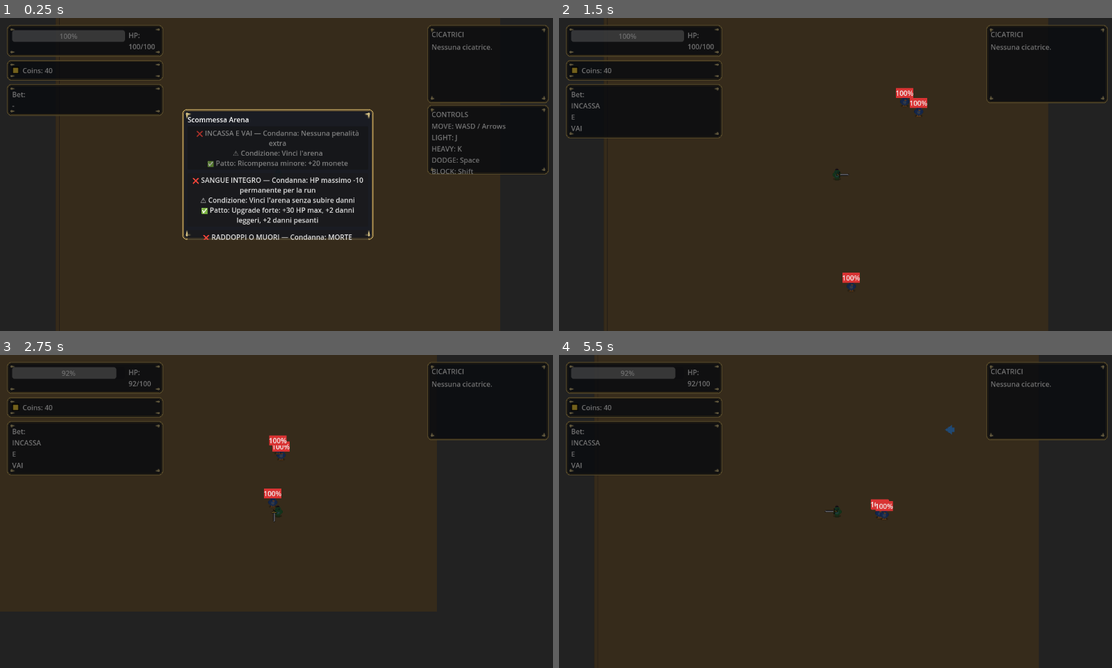
Above: before the commit, frames 1-4 (two rows, left to right).
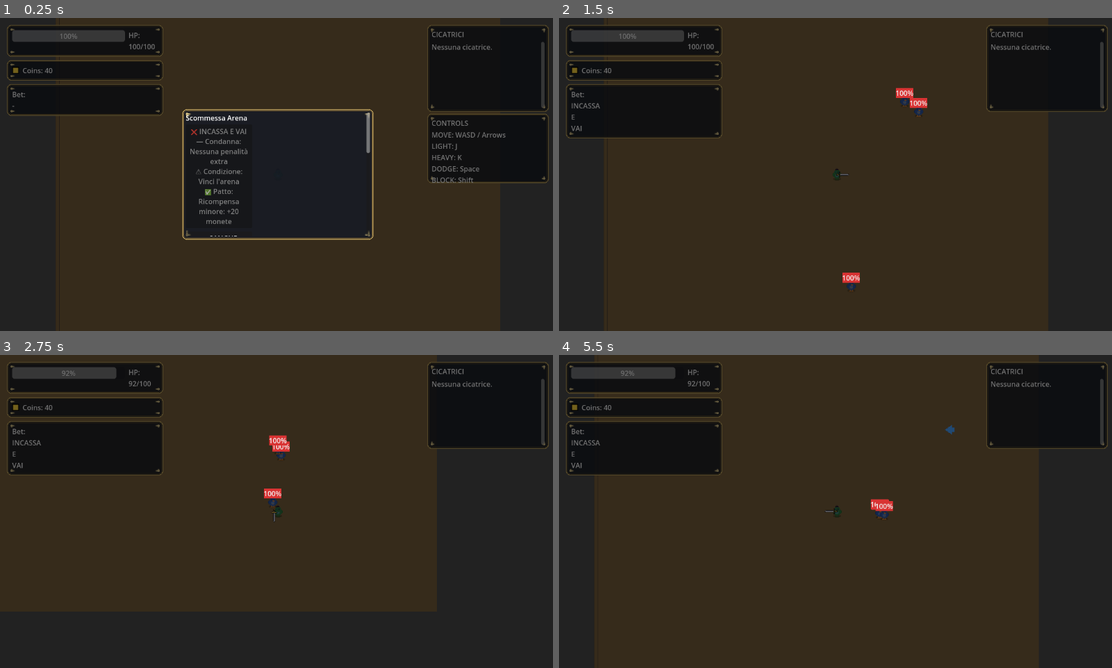
Above: after the commit, the same moments.

Repository: Faratas410/Gallicus-2.0
Game: Godot game, scene res://scenes/Main.tscn
Two runs of this game, one before a commit and one after it. Both use one fixed random seed, a clock stepped at 60 frames per second and the inputs below.
Inputs (mouse positions are in pixels of both pictures, inside the frame that each line leads up to):
- Up to frame 1 (0.25 s): no input
- Up to frame 2 (1.5 s): click "❌ INCASSA E VAI — Condanna: N…" at 0.5 s; tap Enter at 1.25 s; move the mouse to (957, 158) at 1.27 s; hold D (move_right) from 1.28 s (still down); tap K (attack_heavy) at 1.35 s; click (957, 158) at 1.42 s
- Up to frame 3 (2.75 s): move the mouse to (165, 527) at 2.02 s; release D (move_right) at 2.03 s; hold S (move_down) from 2.03 s (still down); tap J (attack_light) at 2.1 s
- Up to frame 4 (5.5 s): move the mouse to (890, 442) at 2.77 s; release S (move_down) at 2.78 s; hold D (move_right) 2.78-3.53 s; hold L (block) 2.78-3.53 s; move the mouse to (807, 574) at 3.52 s; hold W (move_up) 3.53-4.28 s; tap Space (dodge) at 3.6 s; click (807, 574) at 3.67 s; move the mouse to (1001, 558) at 4.27 s; hold A (move_left) from 4.28 s (still down); tap K (attack_heavy) at 4.35 s; move the mouse to (669, 464) at 5.02 s; tap J (attack_light) at 5.1 s

The runs differ from the first frame. In frame 1, 4.2% of the frame differs, in the area x 33-100%, y 7-71%; in frame 2, 0.6%; in frame 3, 0.4%; in frame 4, 0.5%.

Commit message:
Add scrolling for bet/scar panels and apply scar HP penalty

Diff:
--- a/scenes/UI.tscn
+++ b/scenes/UI.tscn
@@ -240,60 +240,70 @@
 custom_minimum_size = Vector2(440, 300)
 theme_override_styles/panel = SubResource("StyleBoxTexture_1")
 
-[node name="BetVBox" type="VBoxContainer" parent="Modals/BetPanel"]
-anchor_right = 1.0
-anchor_bottom = 1.0
-offset_left = 12.0
-offset_top = 12.0
-offset_right = -12.0
-offset_bottom = -12.0
-
-[node name="BetTitle" type="Label" parent="Modals/BetPanel/BetVBox"]
+[node name="BetScroll" type="ScrollContainer" parent="Modals/BetPanel"]
+anchor_right = 1.0
+anchor_bottom = 1.0
+offset_left = 8.0
+offset_top = 8.0
+offset_right = -8.0
+offset_bottom = -8.0
+horizontal_scroll_mode = 0
+vertical_scroll_mode = 2
+
+[node name="BetVBox" type="VBoxContainer" parent="Modals/BetPanel/BetScroll"]
+anchor_right = 1.0
+anchor_bottom = 1.0
+offset_left = 4.0
+offset_top = 4.0
+offset_right = -4.0
+offset_bottom = -4.0
+
+[node name="BetTitle" type="Label" parent="Modals/BetPanel/BetScroll/BetVBox"]
 text = "Scommessa Arena"
 
-[node name="StakeRow" type="HBoxContainer" parent="Modals/BetPanel/BetVBox"]
-
-[node name="StakeLabel" type="Label" parent="Modals/BetPanel/BetVBox/StakeRow"]
+[node name="StakeRow" type="HBoxContainer" parent="Modals/BetPanel/BetScroll/BetVBox"]
+
+[node name="StakeLabel" type="Label" parent="Modals/BetPanel/BetScroll/BetVBox/StakeRow"]
 text = "Stake"
 
-[node name="StakeInput" type="SpinBox" parent="Modals/BetPanel/BetVBox/StakeRow"]
+[node name="StakeInput" type="SpinBox" parent="Modals/BetPanel/BetScroll/BetVBox/StakeRow"]
 focus_mode = 1
 min_value = 0.0
 step = 5.0
 value = 10.0
 shortcut_keys_enabled = false
 
-[node name="BetButtons" type="VBoxContainer" parent="Modals/BetPanel/BetVBox"]
+[node name="BetButtons" type="VBoxContainer" parent="Modals/BetPanel/BetScroll/BetVBox"]
 size_flags_horizontal = 3
 theme_override_constants/separation = 8
 
-[node name="BetWinButton" type="Button" parent="Modals/BetPanel/BetVBox/BetButtons"]
+[node name="BetWinButton" type="Button" parent="Modals/BetPanel/BetScroll/BetVBox/BetButtons"]
 custom_minimum_size = Vector2(0, 56)
 size_flags_horizontal = 3
 autowrap_mode = 2
 text = "INCASSA E VAI"
 
-[node name="BetNoHitButton" type="Button" parent="Modals/BetPanel/BetVBox/BetButtons"]
+[node name="BetNoHitButton" type="Button" parent="Modals/BetPanel/BetScroll/BetVBox/BetButtons"]
 custom_minimum_size = Vector2(0, 56)
 size_flags_horizontal = 3
 autowrap_mode = 2
 text = "SANGUE INTEGRO"
 
-[node name="BetFastButton" type="Button" parent="Modals/BetPanel/BetVBox/BetButtons"]
+[node name="BetFastButton" type="Button" parent="Modals/BetPanel/BetScroll/BetVBox/BetButtons"]
 custom_minimum_size = Vector2(0, 56)
 size_flags_horizontal = 3
 autowrap_mode = 2
 text = "RADDOPPI O MUORI"
 
-[node name="BuyTokenRow" type="HBoxContainer" parent="Modals/BetPanel/BetVBox"]
-size_flags_horizontal = 3
-
-[node name="BuyTokenButton" type="Button" parent="Modals/BetPanel/BetVBox/BuyTokenRow"]
+[node name="BuyTokenRow" type="HBoxContainer" parent="Modals/BetPanel/BetScroll/BetVBox"]
+size_flags_horizontal = 3
+
+[node name="BuyTokenButton" type="Button" parent="Modals/BetPanel/BetScroll/BetVBox/BuyTokenRow"]
 custom_minimum_size = Vector2(0, 40)
 size_flags_horizontal = 3
 text = "BUY TOKEN (100c)"
 
-[node name="BuyTokenInfo" type="Label" parent="Modals/BetPanel/BetVBox/BuyTokenRow"]
+[node name="BuyTokenInfo" type="Label" parent="Modals/BetPanel/BetScroll/BetVBox/BuyTokenRow"]
 autowrap_mode = 2
 text = "x1"
 
@@ -425,7 +435,7 @@
 [node name="ScarsPanel" type="Panel" parent="HUD/SafeMargin/TopRow/RightColumn"]
 mouse_filter = 2
 clip_contents = true
-custom_minimum_size = Vector2(280, 180)
+custom_minimum_size = Vector2(280, 200)
 theme_override_styles/panel = SubResource("StyleBoxTexture_1")
 
 [node name="ScarsVBox" type="VBoxContainer" parent="HUD/SafeMargin/TopRow/RightColumn/ScarsPanel"]
@@ -441,7 +451,13 @@
 autowrap_mode = 2
 text = "CICATRICI"
 
-[node name="ScarsLabel" type="Label" parent="HUD/SafeMargin/TopRow/RightColumn/ScarsPanel/ScarsVBox"]
+[node name="ScarsScroll" type="ScrollContainer" parent="HUD/SafeMargin/TopRow/RightColumn/ScarsPanel/ScarsVBox"]
+size_flags_vertical = 3
+horizontal_scroll_mode = 0
+vertical_scroll_mode = 2
+
+[node name="ScarsLabel" type="Label" parent="HUD/SafeMargin/TopRow/RightColumn/ScarsPanel/ScarsVBox/ScarsScroll"]
+size_flags_horizontal = 3
 autowrap_mode = 2
 text = "Nessuna cicatrice."
 
--- a/scripts/systems/run_manager.gd
+++ b/scripts/systems/run_manager.gd
@@ -41,6 +41,7 @@
 const BET_DOUBLE_OR_DIE: String = "DOUBLE_OR_DIE"
 const SCAR_OPEN_WOUND: String = "OPEN_WOUND"
 const SCAR_CRACKED_BONES: String = "CRACKED_BONES"
+const SCAR_OPEN_WOUND_HP_PENALTY: int = 10
 
 enum RunPhase { PREP, LIVE, GAME_OVER }
 
@@ -83,6 +84,7 @@
 var _scar_heal_multiplier: float = 1.0
 var _scar_dodge_cooldown_multiplier: float = 1.0
 var _scar_dodge_speed_multiplier: float = 1.0
+var _scar_max_hp_penalty: int = 0
 var _push_luck_cashouts: int = 0
 var _push_luck_doubles: int = 0
 var _max_push_luck_chain: int = 1
@@ -1154,6 +1156,7 @@
 	_scar_heal_multiplier = 1.0
 	_scar_dodge_cooldown_multiplier = 1.0
 	_scar_dodge_speed_multiplier = 1.0
+	_scar_max_hp_penalty = 0
 	_emit_scars_updated()
 
 func _emit_scars_updated() -> void:
@@ -1180,11 +1183,13 @@
 	var heal_multiplier: float = 1.0
 	var dodge_cooldown_multiplier: float = 1.0
 	var dodge_speed_multiplier: float = 1.0
+	var max_hp_penalty: int = 0
 	for scar: Dictionary in _scars:
 		var scar_id: String = str(scar.get("id", ""))
 		match scar_id:
 			SCAR_OPEN_WOUND:
 				heal_multiplier = minf(heal_multiplier, 0.6)
+				max_hp_penalty -= SCAR_OPEN_WOUND_HP_PENALTY
 			SCAR_CRACKED_BONES:
 				dodge_cooldown_multiplier = maxf(dodge_cooldown_multiplier, 1.4)
 				dodge_speed_multiplier = minf(dodge_speed_multiplier, 0.85)
@@ -1193,7 +1198,8 @@
 	_scar_heal_multiplier = heal_multiplier
 	_scar_dodge_cooldown_multiplier = dodge_cooldown_multiplier
 	_scar_dodge_speed_multiplier = dodge_speed_multiplier
-	_apply_scar_modifiers_to_player()
+	_scar_max_hp_penalty = max_hp_penalty
+	_apply_run_upgrades_to_player()
 
 func _get_bet_display_name(bet_id: String) -> String:
 	var bet_data: Dictionary = _get_bet_data(bet_id)
@@ -1241,13 +1247,15 @@
 	if _player.has_method("apply_run_upgrades"):
 		_player.call(
 			"apply_run_upgrades",
-			int(upgrades.get("hp_bonus", 0)) + bet_hp_penalty,
+			int(upgrades.get("hp_bonus", 0)) + bet_hp_penalty + _scar_max_hp_penalty,
 			int(upgrades.get("light_bonus", 0)),
 			int(upgrades.get("heavy_bonus", 0))
 		)
 	_apply_scar_modifiers_to_player()
 
 func _apply_scar_modifiers_to_player() -> void:
+	if _player == null:
+		_player = _resolve_player()
 	if _player == null:
 		return
 	if _player.has_method("apply_scar_modifiers"):
--- a/scripts/ui/ui_root.gd
+++ b/scripts/ui/ui_root.gd
@@ -11,16 +11,16 @@
 @onready var player_hp_bar: ProgressBar = get_node_or_null("HUD/SafeMargin/TopRow/LeftColumn/PlayerHPRow/PlayerHPContent/PlayerHPBar") as ProgressBar
 @onready var player_hp_label: Label = get_node_or_null("HUD/SafeMargin/TopRow/LeftColumn/PlayerHPRow/PlayerHPContent/PlayerHPLabel") as Label
 @onready var bet_panel: Panel = _req("Modals/BetPanel") as Panel
-@onready var buy_token_button: Button = get_node_or_null("Modals/BetPanel/BetVBox/BuyTokenRow/BuyTokenButton") as Button
-@onready var buy_token_info: Label = get_node_or_null("Modals/BetPanel/BetVBox/BuyTokenRow/BuyTokenInfo") as Label
+@onready var buy_token_button: Button = get_node_or_null("Modals/BetPanel/BetScroll/BetVBox/BuyTokenRow/BuyTokenButton") as Button
+@onready var buy_token_info: Label = get_node_or_null("Modals/BetPanel/BetScroll/BetVBox/BuyTokenRow/BuyTokenInfo") as Label
 @onready var coins_icon: TextureRect = get_node_or_null("HUD/SafeMargin/TopRow/LeftColumn/CoinsRow/CoinsContent/CoinIcon") as TextureRect
 @onready var tokens_icon: TextureRect = get_node_or_null("HUD/SafeMargin/TopRow/LeftColumn/TokensRow/TokenIcon") as TextureRect
 @onready var modal_dimmer: ColorRect = get_node_or_null("Modals/ModalDimmer") as ColorRect
-@onready var stake_row: Control = get_node_or_null("Modals/BetPanel/BetVBox/StakeRow") as Control
-@onready var stake_input: SpinBox = _req("Modals/BetPanel/BetVBox/StakeRow/StakeInput") as SpinBox
-@onready var bet_win_button: Button = _req("Modals/BetPanel/BetVBox/BetButtons/BetWinButton") as Button
-@onready var bet_no_hit_button: Button = _req("Modals/BetPanel/BetVBox/BetButtons/BetNoHitButton") as Button
-@onready var bet_fast_button: Button = _req("Modals/BetPanel/BetVBox/BetButtons/BetFastButton") as Button
+@onready var stake_row: Control = get_node_or_null("Modals/BetPanel/BetScroll/BetVBox/StakeRow") as Control
+@onready var stake_input: SpinBox = _req("Modals/BetPanel/BetScroll/BetVBox/StakeRow/StakeInput") as SpinBox
+@onready var bet_win_button: Button = _req("Modals/BetPanel/BetScroll/BetVBox/BetButtons/BetWinButton") as Button
+@onready var bet_no_hit_button: Button = _req("Modals/BetPanel/BetScroll/BetVBox/BetButtons/BetNoHitButton") as Button
+@onready var bet_fast_button: Button = _req("Modals/BetPanel/BetScroll/BetVBox/BetButtons/BetFastButton") as Button
 @onready var debug_overlay: Label = get_node_or_null("HUD/DebugOverlay") as Label
 @onready var level_up_popup: Label = get_node_or_null("HUD/LevelUpPopup") as Label
 @onready var sfx_level_up: AudioStreamPlayer = get_node_or_null("SFX/SfxLevelUp") as AudioStreamPlayer
@@ -41,7 +41,7 @@
 @onready var quit_button: Button = get_node_or_null("Modals/GameOverPanel/GameOverVBox/QuitButton") as Button
 @onready var controls_hint_panel: Panel = get_node_or_null("HUD/SafeMargin/TopRow/RightColumn/ControlsHintPanel") as Panel
 @onready var scars_panel: Panel = get_node_or_null("HUD/SafeMargin/TopRow/RightColumn/ScarsPanel") as Panel
-@onready var scars_label: Label = get_node_or_null("HUD/SafeMargin/TopRow/RightColumn/ScarsPanel/ScarsVBox/ScarsLabel") as Label
+@onready var scars_label: Label = get_node_or_null("HUD/SafeMargin/TopRow/RightColumn/ScarsPanel/ScarsVBox/ScarsScroll/ScarsLabel") as Label
 @onready var countdown_label: Label = get_node_or_null("Modals/CountdownLabel") as Label
 @onready var fast_countdown_label: Label = get_node_or_null("Modals/FastCountdownLabel") as Label
 @onready var fast_blink_timer: Timer = get_node_or_null("Modals/FastBlinkTimer") as Timer
